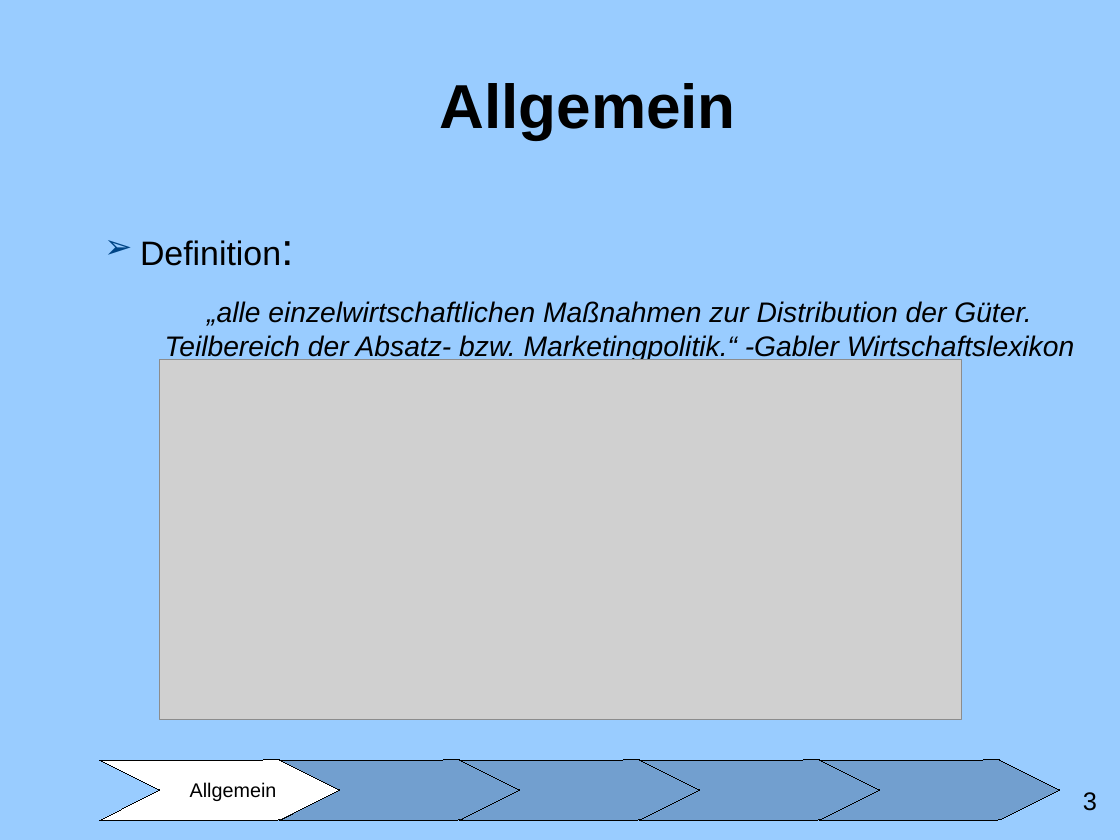
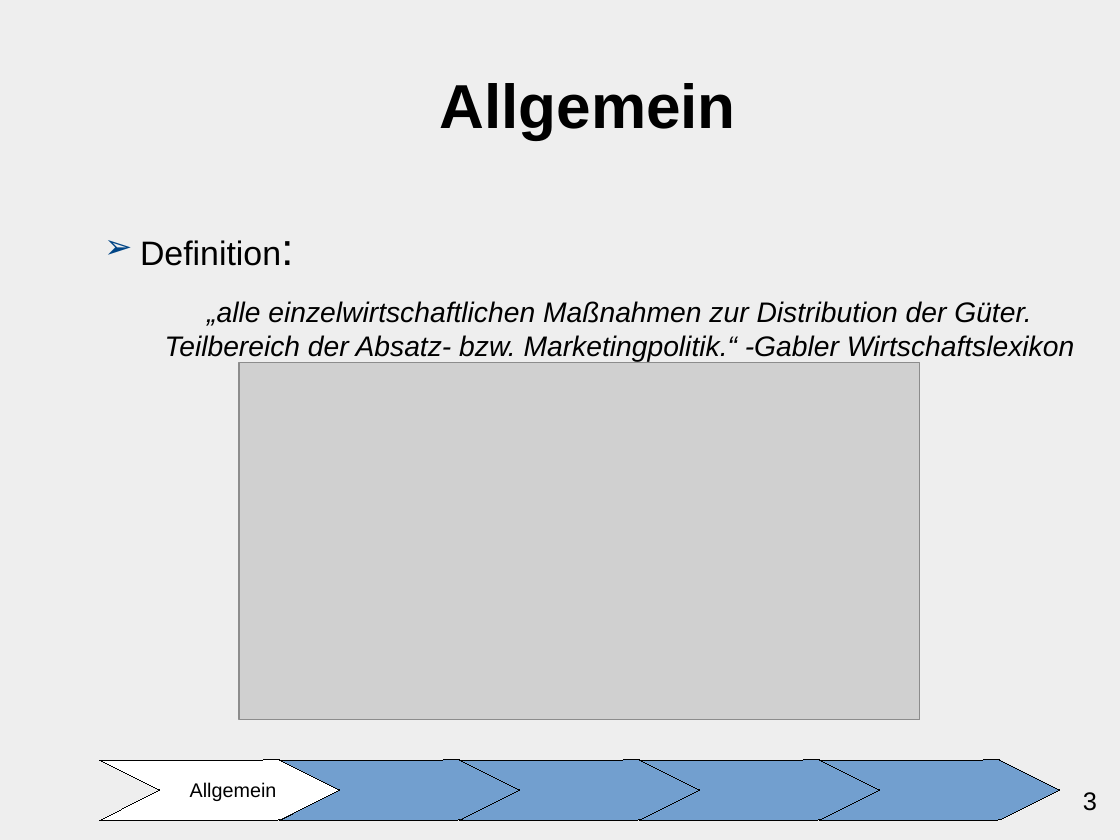
Before and after one commit to ChristianMarzianGithub/WGBlockWoche2Praesentation, a slide deck: slide 3 of TemplateHellGrauBlau.odp. Drawn at 1120x840 pixels with LibreOffice and Linux fonts; fonts in the diff are those of the drawing; grey boxes stand for pictures. Boxes give left, top, right and bottom in pixels: in the first picture for what was removed or moved away, otherwise in the second. Text is boxed around its words. In the diff, an @@ line names an element or a change of style, - is before the commit and + after.

```diff
--- a/TemplateHellGrauBlau.odp
+++ b/TemplateHellGrauBlau.odp
@@ background #99CCFF to #EEEEEE @@
@@ picture: place and size @@
-picture at (160, 360, 961, 720)
+picture at (239, 363, 920, 721)
```
Also in this commit, not shown: 7 other slides changed.
